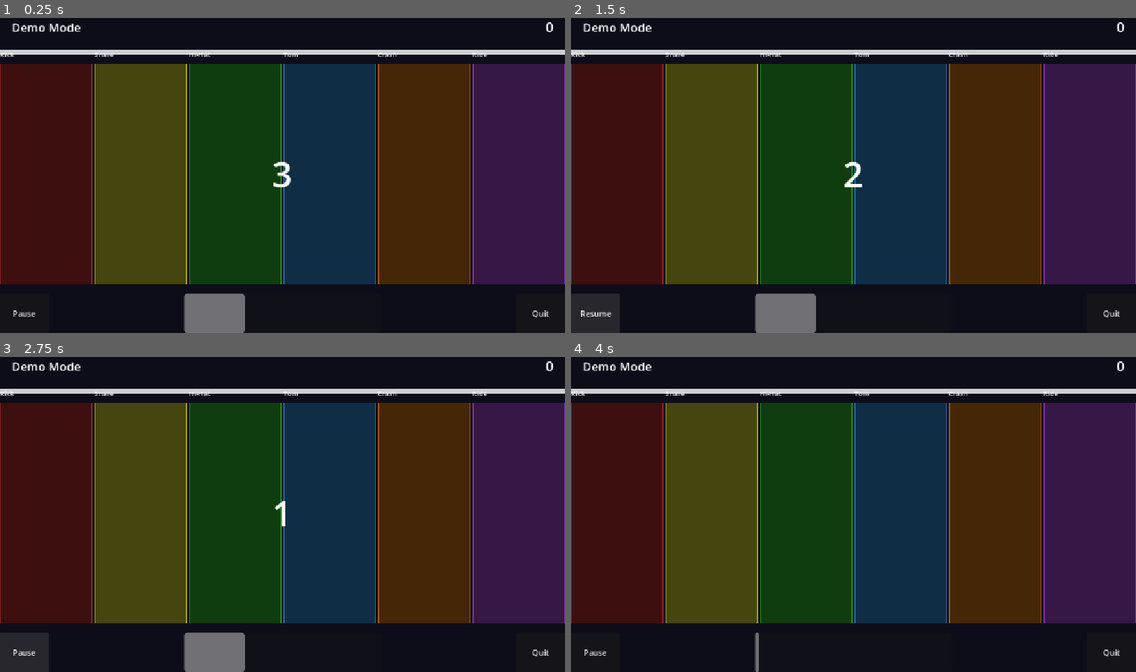
Above: before the commit, frames 1-4 (two rows, left to right).
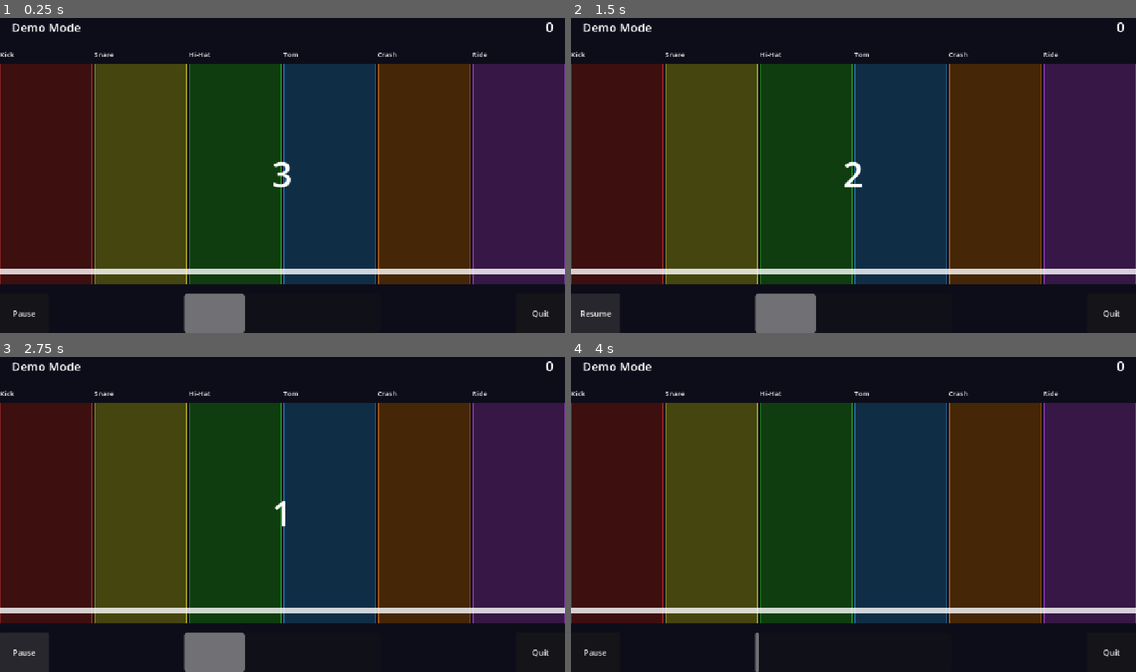
Above: after the commit, the same moments.

Repository: mcfredrick/trashcan
Game: Godot game, scene res://scenes/gameplay.tscn
Same seed, same stepped clock (60 frames per second), same inputs: the game is played once before the commit and once after it. This scene is started directly instead of the project's main scene.
Inputs (mouse positions are in pixels of both pictures, inside the frame that each line leads up to):
- Up to frame 1 (0.25 s): no input
- Up to frame 2 (1.5 s): tap Enter at 0.5 s; move the mouse to (977, 159) at 0.52 s; click (977, 159) at 0.67 s; click "Pause" at 1.25 s
- Up to frame 3 (2.75 s): click "Resume" at 2 s
- Up to frame 4 (4 s): move the mouse to (740, 530) at 2.77 s; click (740, 530) at 2.92 s; move the mouse to (910, 442) at 3.52 s; click (910, 442) at 3.67 s

The runs differ from the first frame. In frame 1, 3.4% of the frame differs, in the area x 0-100%, y 10-82%; in frame 2, 3.4%; in frame 3, 3.4%; in frame 4, 3.4%.

Commit message:
Fix HitLine positioning at bottom of lanes
The hit line was anchored to the top instead of bottom.

Co-Authored-By: Claude Opus 4.5 <noreply@anthropic.com>

Diff:
--- a/godot_web_game/scenes/gameplay.tscn
+++ b/godot_web_game/scenes/gameplay.tscn
@@ -83,8 +83,10 @@
 
 [node name="HitLine" type="ColorRect" parent="LaneContainer"]
 layout_mode = 1
-anchors_preset = 10
+anchors_preset = 12
+anchor_top = 1.0
 anchor_right = 1.0
+anchor_bottom = 1.0
 offset_top = -30.0
 offset_bottom = -20.0
 grow_horizontal = 2
